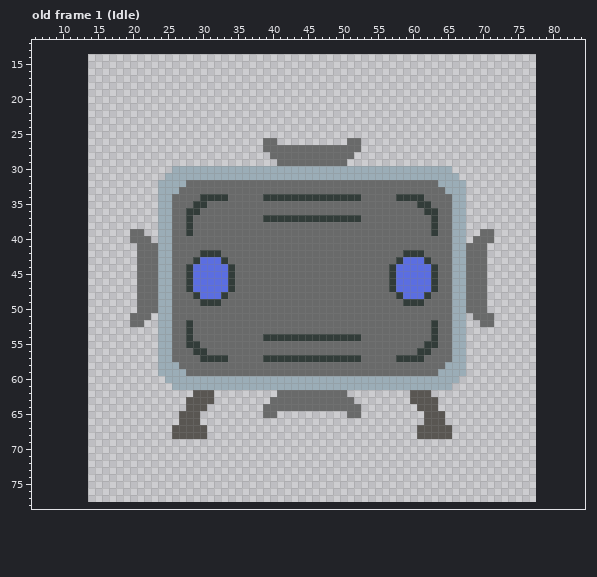
Pixel-art file: assets/sprite_rocket_omin.aseprite. Above: the version before the commit.
64x64 pixels, 1 frame. Shown: old frame 1 (Idle): x 6..84, y 12..78. The old version is drawn lined up with the new one, on the new canvas. The commit also changed other frames, which this record leaves out.
And afterwards:
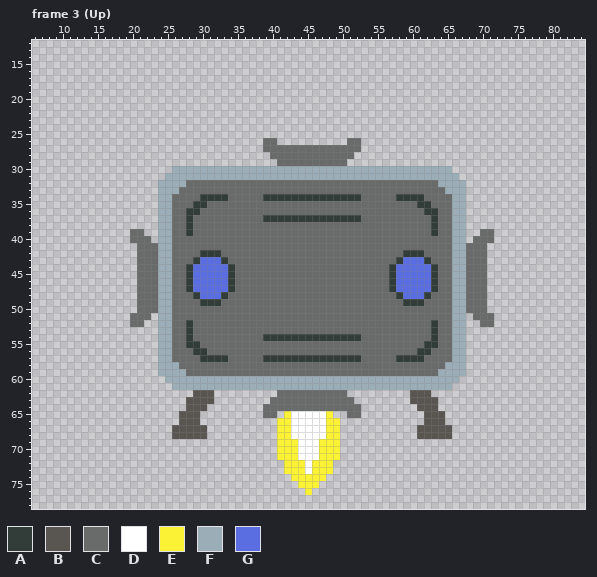
Palette (. is transparent): A #323c39  B #595652  C #696a6a  D #ffffff  E #fbf236  F #9badb7  G #5b6ee1
A new or re-ordered frame is compared with the old frame closest to it.
The edit:
canvas 64x64 -> 92x92, the old top-left corner now at 14,14
frames 1 -> 33
Frame 3 (Up) is new; against old frame 1 (Idle):
y 65: x 42..48 ....... -> EDDDDDE
y 66..68: x 41..49 ......... -> EEDDDDDEE
y 69..71: x 41..49 ......... -> EEEDDDEEE
y 72..73: x 42..48 ....... -> EEEDEEE
y 74: x 43..47 ..... -> EEEEE
y 75: x 44..46 ... -> EEE
y 76: x 45 . -> E
Pixel boxes of the changes (left, top, right, bottom) in both pictures:
added: (277, 411, 340, 495)
